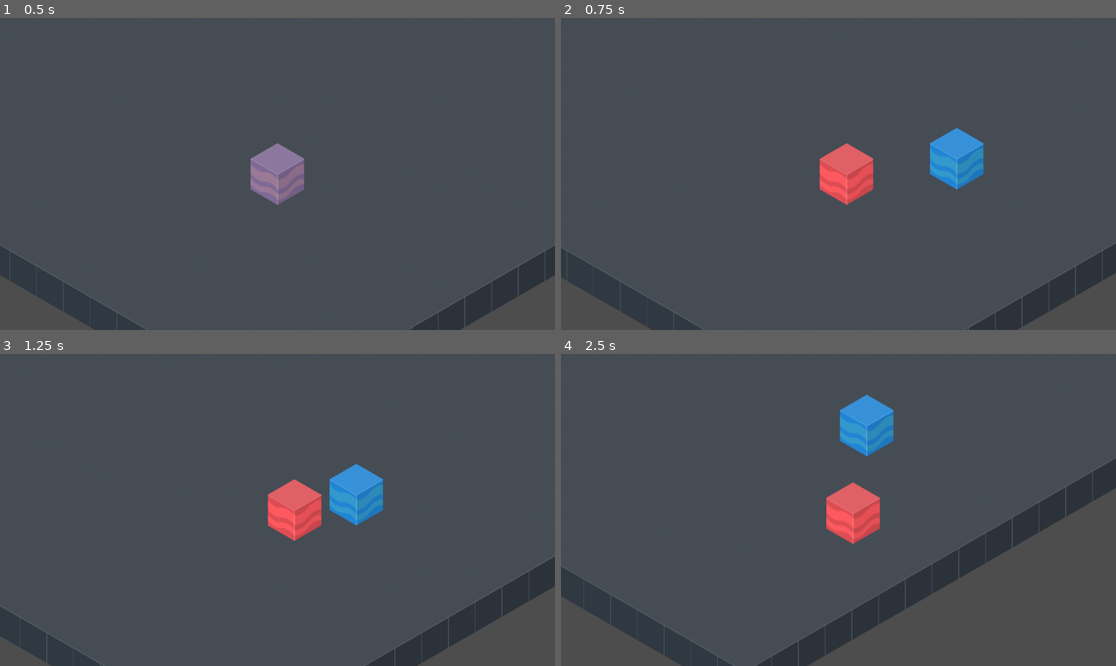
Above: before the commit, frames 1-4 (two rows, left to right).
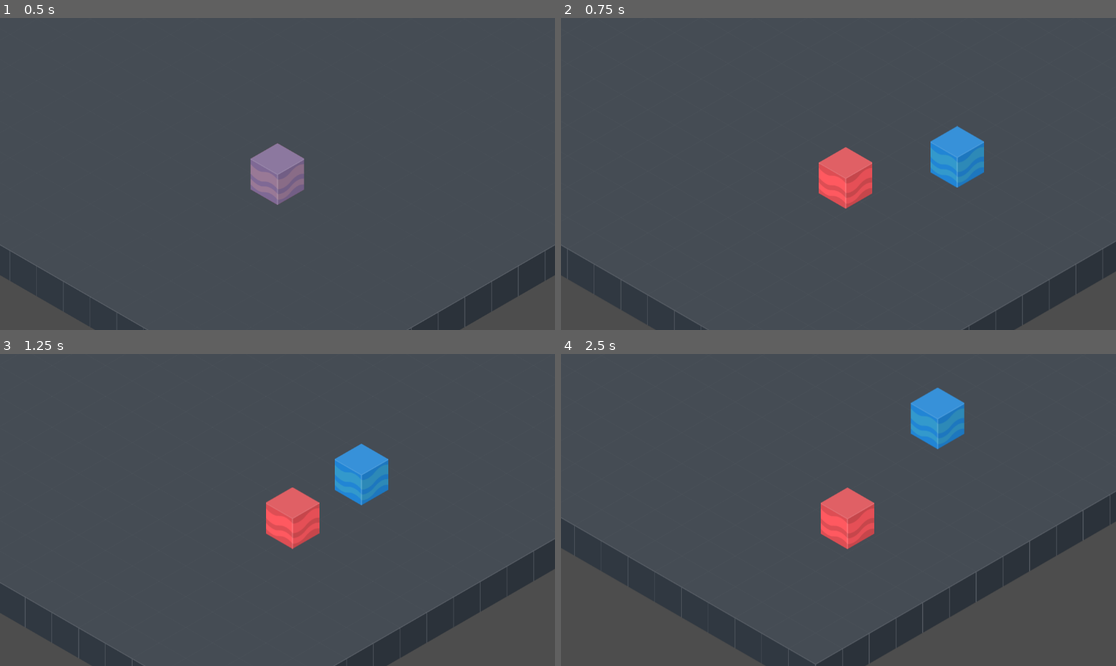
Above: after the commit, the same moments.

Repository: chamerlish/gamble-game-jam
Game: Godot game, scene res://Scenes/world.tscn
The game is run twice, just before and just after one commit, with the same random seed, the same clock (stepped at 60 frames per second) and the same inputs.
Inputs (mouse positions are in pixels of both pictures, inside the frame that each line leads up to):
- Up to frame 1 (0.5 s): no input
- Up to frame 2 (0.75 s): tap Enter at 0.5 s; move the mouse to (960, 158) at 0.52 s; hold Right (ui_right) from 0.53 s (still down); click (960, 158) at 0.6 s
- Up to frame 3 (1.25 s): keep holding Right (ui_right)
- Up to frame 4 (2.5 s): move the mouse to (727, 525) at 1.27 s; release Right (ui_right) at 1.28 s; hold Down (ui_down) 1.28-2.03 s; click (727, 525) at 1.35 s; move the mouse to (894, 441) at 2.02 s; hold Right (ui_right) from 2.03 s (still down); click (894, 441) at 2.1 s

Frame 1 is identical in both runs. In frame 2, 1.3% of the frame differs, in the area x 0-100%, y 34-100%; in frame 3, 7.0%; in frame 4, 16%, in the area x 0-100%, y 10-100%.

Commit message:
player movement isometric now

Diff:
--- a/Scenes/machine.tscn
+++ b/Scenes/machine.tscn
@@ -1,6 +1,6 @@
 [gd_scene load_steps=3 format=3 uid="uid://bx8jjvuqessli"]
 
-[ext_resource type="Script" uid="uid://v6vl0cvw2mn1" path="res://scripts/machine.gd" id="1_h612m"]
+[ext_resource type="Script" uid="uid://v6vl0cvw2mn1" path="res://Scripts/machine.gd" id="1_h612m"]
 [ext_resource type="Texture2D" uid="uid://c42xpy8wyjsar" path="res://Resources/Sprites/Machines/test_machine.png" id="1_xuuum"]
 
 [node name="Machine" type="StaticBody2D"]
--- a/Scenes/world.tscn
+++ b/Scenes/world.tscn
@@ -21,5 +21,5 @@
 [node name="Camera2D" type="Camera2D" parent="."]
 
 [node name="Machine" parent="." node_paths=PackedStringArray("player") instance=ExtResource("3_5a7ea")]
-position = Vector2(110, 256)
+position = Vector2(165, 64)
 player = NodePath("../Player")
--- /dev/null
+++ b/Scripts/global.gd
@@ -0,0 +1,12 @@
+extends Node
+
+const RATIO: Vector2i = Vector2i(7, 8)
+const TILE_SIZE: Vector2 = Vector2(56, 34)
+
+
+func cartesian_to_isometric(cartesian: Vector2) -> Vector2:
+	var iso = Vector2()
+
+	iso.x = (cartesian.x - cartesian.y) * TILE_SIZE.x / RATIO.x
+	iso.y = (cartesian.x + cartesian.y) * TILE_SIZE.y / RATIO.y
+	return iso
--- /dev/null
+++ b/Scripts/machine_res.gd
@@ -0,0 +1,4 @@
+extends Resource
+
+
+class_name Machine
--- a/Scripts/player.gd
+++ b/Scripts/player.gd
@@ -16,6 +16,7 @@
 		Input.get_axis("ui_left", "ui_right"),
 		Input.get_axis("ui_up", "ui_down")
 	)
+	input_dir = Global.cartesian_to_isometric(input_dir)
 
 	if input_dir != Vector2.ZERO:
 		input_dir = input_dir.normalized()
@@ -24,9 +25,9 @@
 	else:
 		velocity = velocity.move_toward(Vector2.ZERO, ACCEL * delta)
 
+
 	move_and_slide()
 	camera_follow_player(delta)
-
 
 func camera_follow_player(delta: float) -> void:
 	player_camera.global_position = player_camera.global_position.lerp(
--- a/project.godot
+++ b/project.godot
@@ -15,6 +15,10 @@
 config/features=PackedStringArray("4.5", "Forward Plus")
 config/icon="res://icon.svg"
 
+[autoload]
+
+Global="*res://Scripts/global.gd"
+
 [input]
 
 click={
Not shown, added: Scripts/global.gd.uid
Not shown, added: Scripts/machine_res.gd.uid
Binary file added: test_tileset.png
Not shown, added: test_tileset.png.import
